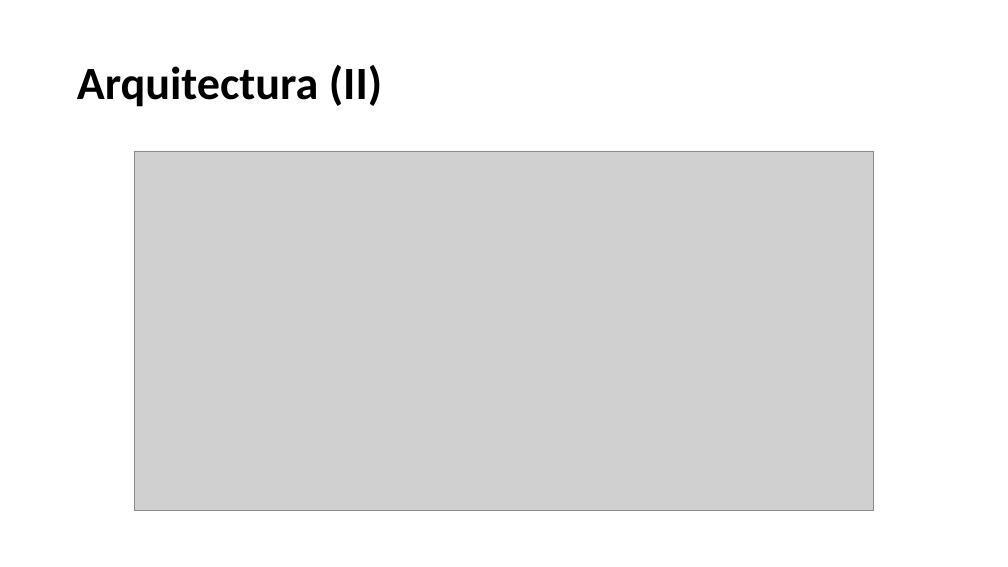
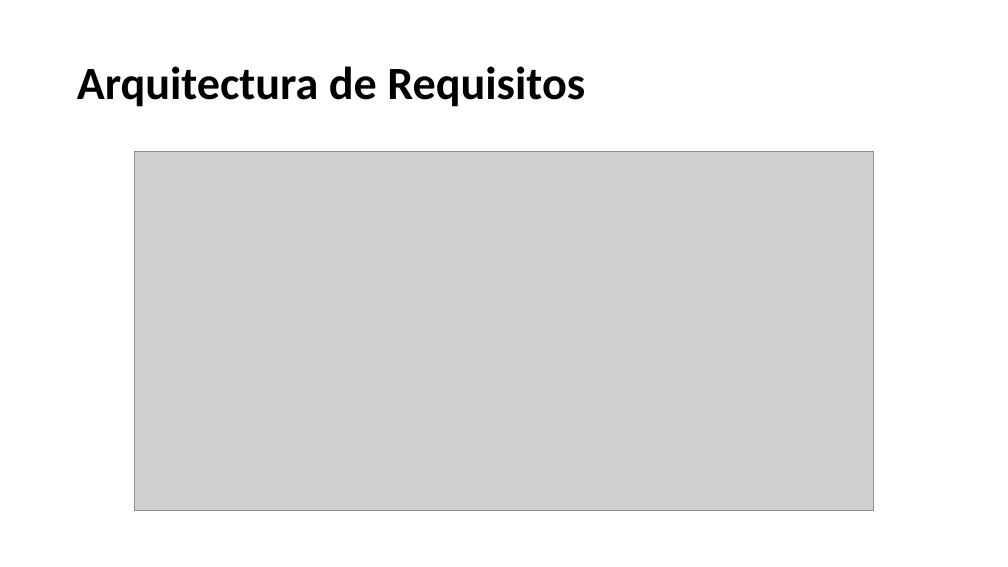
Before and after one commit to iTiago98/money-manager, a slide deck: slide 15 of MONEY MANAGER.pptx (slide 16 before the commit). Drawn at 1008x567 pixels with LibreOffice and Linux fonts; fonts in the diff are those of the drawing; grey boxes stand for pictures; background and template pictures are left out. Boxes give left, top, right and bottom in pixels: in the first picture for what was removed or moved away, otherwise in the second. Text is boxed around its words. In the diff, an @@ line names an element or a change of style, - is before the commit and + after.

```diff
--- a/MONEY MANAGER.pptx
+++ b/MONEY MANAGER.pptx
@@ title at bbox=[77, 66, 585, 107]: text changed @@
-Arquitectura (II)
+Arquitectura de Requisitos
```
Also in this commit, not shown: 4 other slides changed, 1 slide added, 1 slide removed, 2 other files.
